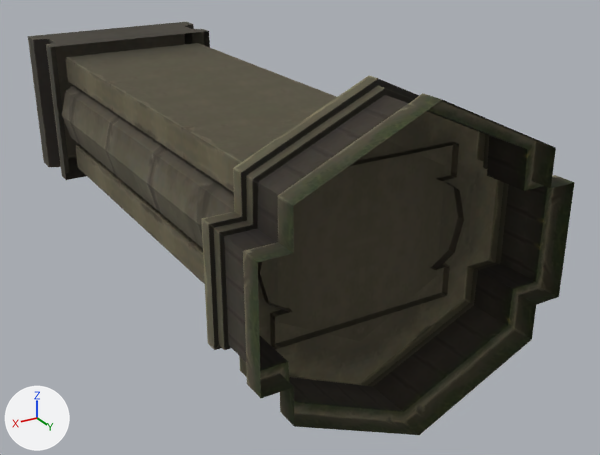
The OBJ model sceneobjs/huodong_fuben_598/huodong_fuben_598_jianzhu01_zhuzi.obj as it was, and as the next commit left it.
Both versions are drawn from a 50 mm camera at (203.0, 228.0, 150.0) aimed at (-21.0, -145.0, -37.0). The axes (+X, +Y, +Z) are drawn at lower left. The lights are the same throughout. Where no turn or scale is listed for an object, it has been applied to the vertices.

Objects in the first picture: 'huodong_fuben_598_jianzhu01_zhuzi'.
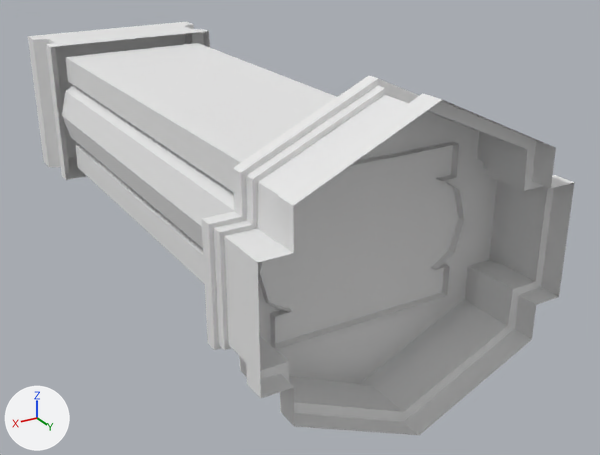
Boxes [x1, y1, x2, y2] around the edits, measured in the pictures (600 x 455 px):
'huodong_fuben_598_jianzhu01_zhuzi', recoloured: [28, 22, 575, 435] in both

The edits, one by one:
Material 'material_5' (mat_material_5_1) is new.
Its base color is (0.8, 0.8, 0.8) (white #e7e7e7).
Its roughness is 1.0.
me_huodong_fuben_598_jianzhu01_zhuzi has 238 vertices, 384 faces and spans x -69.0..84.0, y -363.0..2.0, z -74.0..74.0.
me_huodong_fuben_598_jianzhu01_zhuzi no longer uses material mat_material_5 (picture img_huodong_fuben_598_jianzhu01_05_png).
me_huodong_fuben_598_jianzhu01_zhuzi now uses material mat_material_5_1 (white #e7e7e7).
